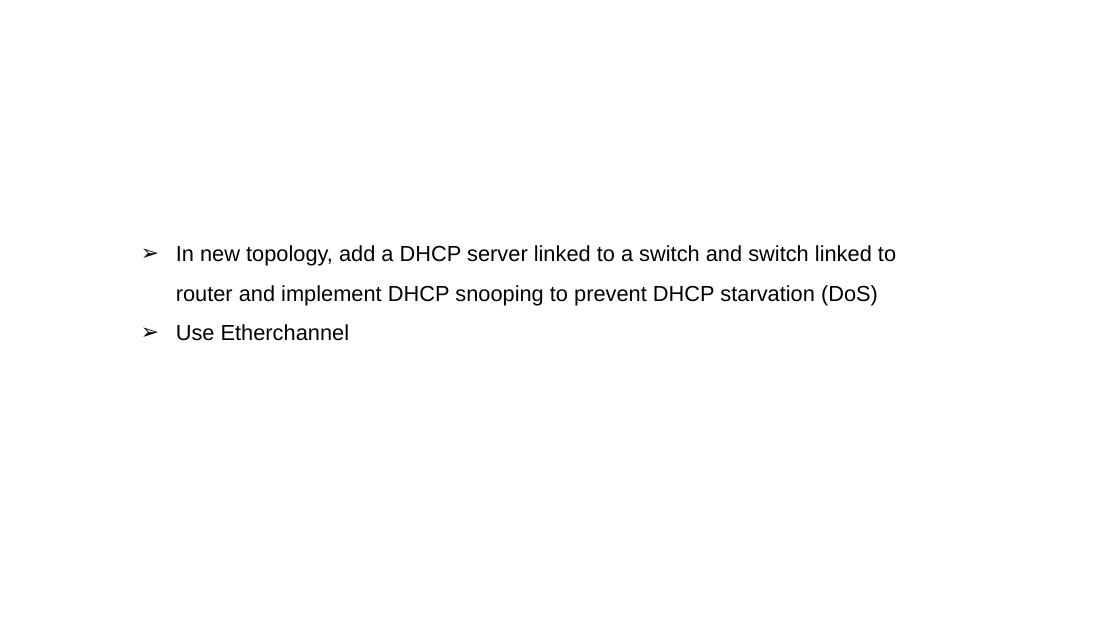
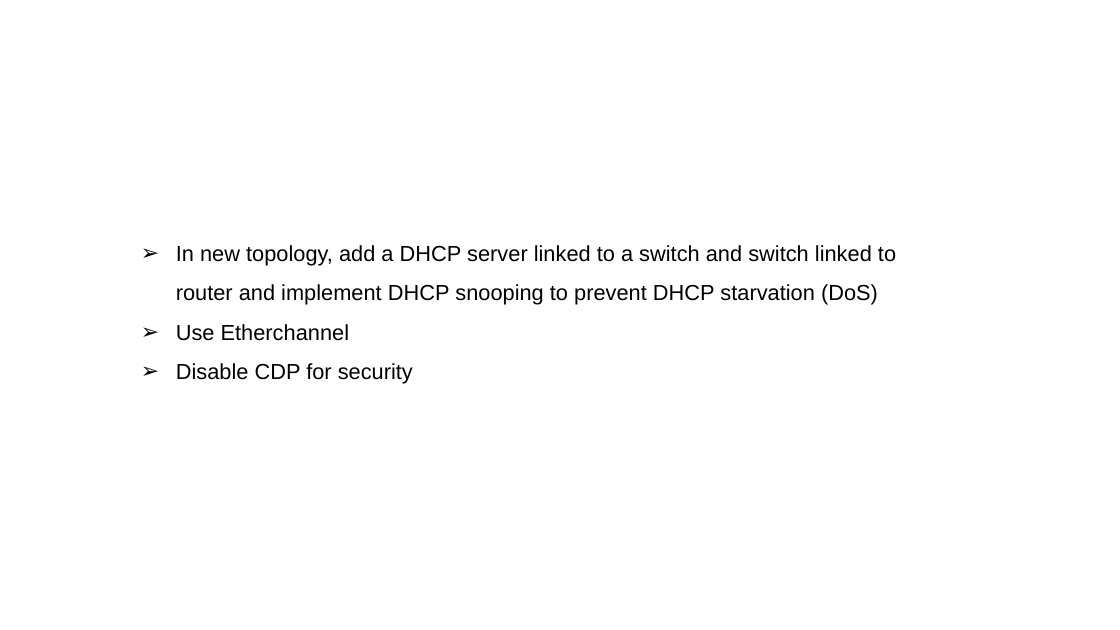
Before and after one commit to VirithHeang12/network, a slide deck: slide 10 of 161997-network-cable-template-16x9.pptx (slide 9 before the commit). Drawn at 1120x630 pixels with LibreOffice and Linux fonts; fonts in the diff are those of the drawing; background and template pictures are left out. Boxes give left, top, right and bottom in pixels: in the first picture for what was removed or moved away, otherwise in the second. Text is boxed around its words. In the diff, an @@ line names an element or a change of style, - is before the commit and + after.

```diff
--- a/161997-network-cable-template-16x9.pptx
+++ b/161997-network-cable-template-16x9.pptx
@@ text at [176, 363, 413, 384]: paragraph added @@
+➢ Disable CDP for security
```
Also in this commit, not shown: 3 other slides changed, 4 slides added, 1 other file.
